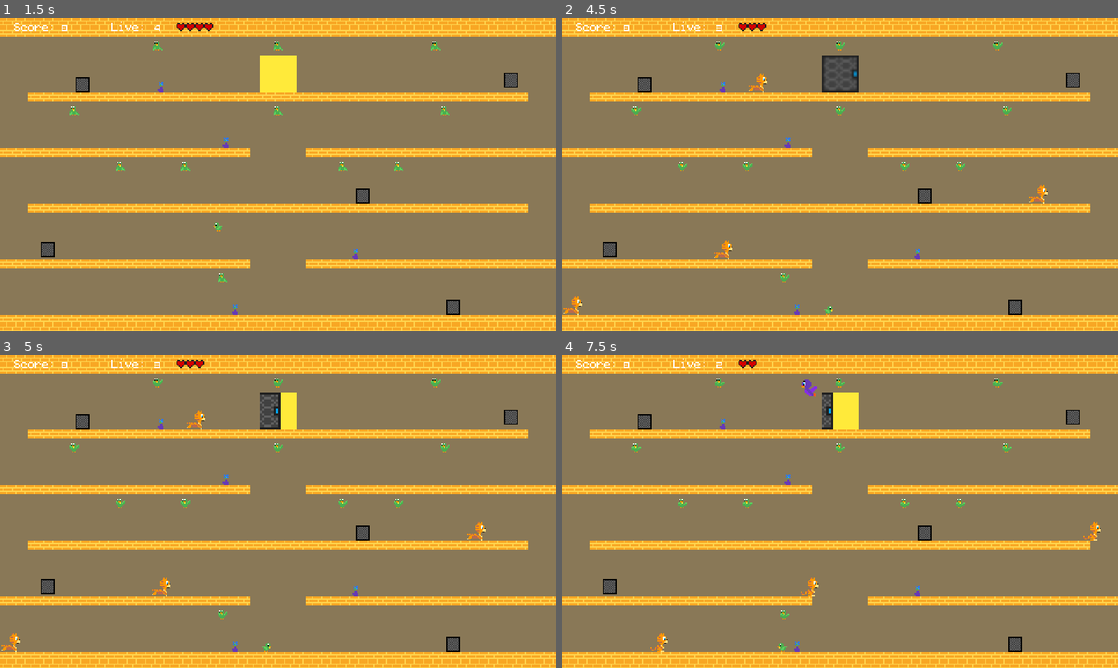
Above: before the commit, frames 1-4 (two rows, left to right).
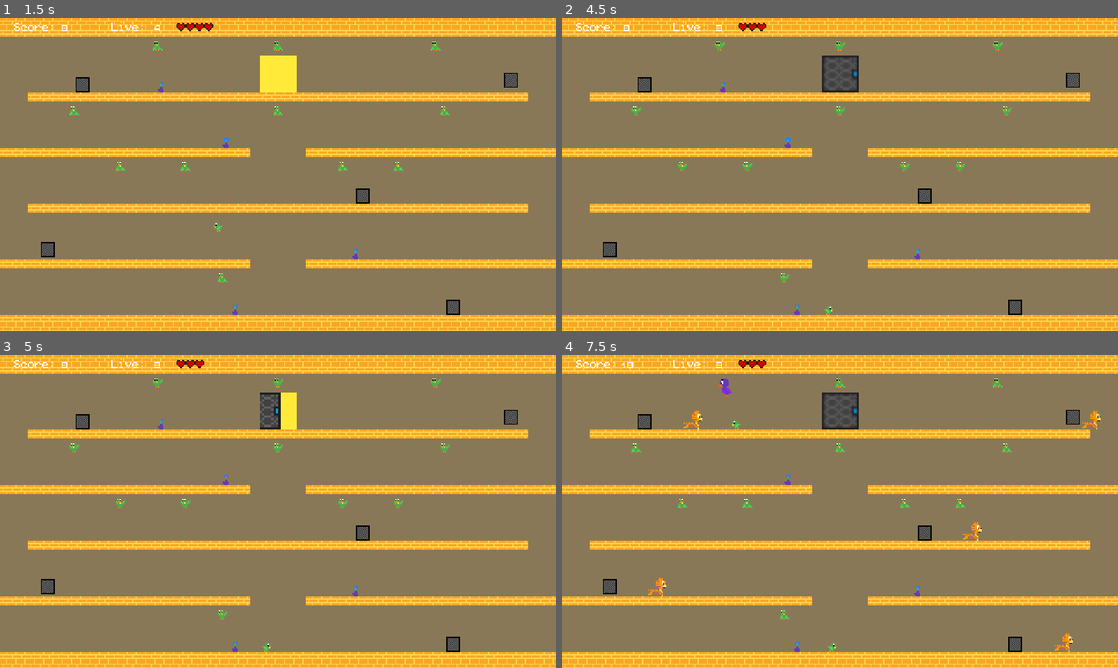
Above: after the commit, the same moments.

Repository: jordanhalase/Capstone6
Game: Godot game, scene res://Maps/Menu.tscn
Two runs of this game, one before a commit and one after it. Both use one fixed random seed, a clock stepped at 60 frames per second and the inputs below.
Inputs (mouse positions are in pixels of both pictures, inside the frame that each line leads up to):
- Up to frame 1 (1.5 s): click "Play" at 0.5 s; tap Enter at 1.25 s; move the mouse to (400, 158) at 1.27 s; hold Right (ui_right) from 1.28 s (still down); click (400, 158) at 1.42 s
- Up to frame 2 (4.5 s): release Right (ui_right) at 2 s; drag from (728, 190) to (840, 74) at 2.02 s; move the mouse to (895, 105) at 2.77 s; hold Right (ui_right) 2.78-3.5 s; drag from (812, 237) to (723, 86) at 3.52 s; move the mouse to (1006, 221) at 4.27 s; hold Left (ui_left) from 4.28 s (still down)
- Up to frame 3 (5 s): keep holding Left (ui_left)
- Up to frame 4 (7.5 s): release Left (ui_left) at 5 s; drag from (673, 464) to (917, 589) at 5.02 s; move the mouse to (867, 511) at 5.77 s; hold Left (ui_left) 5.78-6.5 s; click (867, 511) at 5.92 s; drag from (756, 433) to (906, 502) at 6.52 s; move the mouse to (962, 495) at 7.27 s; hold Up (ui_up) from 7.28 s (still down)

Frame 1 is identical in both runs. In frame 2, 0.3% of the frame differs, in the area x 0-88%, y 17-95%; in frame 3, 0.3%; in frame 4, 1.8%, in the area x 10-97%, y 1-95%.

Commit message:
Cats respawn if player dies
All cats now respawn when the player dies .. I've also edited some of the animations for better experiance.

Diff:
--- a/Nodes/Cat.tscn
+++ b/Nodes/Cat.tscn
@@ -11,11 +11,6 @@
 
 [sub_resource type="SpriteFrames" id=2]
 animations = [ {
-"frames": [ ExtResource( 2 ), ExtResource( 3 ), ExtResource( 5 ), ExtResource( 4 ) ],
-"loop": true,
-"name": "run",
-"speed": 5.0
-}, {
 "frames": [ ExtResource( 2 ) ],
 "loop": true,
 "name": "sit",
@@ -25,9 +20,16 @@
 "loop": true,
 "name": "jump",
 "speed": 5.0
+}, {
+"frames": [ ExtResource( 2 ), ExtResource( 3 ), ExtResource( 5 ), ExtResource( 4 ) ],
+"loop": true,
+"name": "run",
+"speed": 5.0
 } ]
 
-[node name="Cat" type="KinematicBody2D"]
+[node name="Cat" type="KinematicBody2D" groups=[
+"Cat",
+]]
 collision_layer = 4
 script = ExtResource( 1 )
 
--- a/Nodes/CatSpawn.gd
+++ b/Nodes/CatSpawn.gd
@@ -27,3 +27,6 @@
 	cat.position = $Position2D.global_position
 	get_parent().add_child(cat)
 	alive = true
+
+func _reset_Timer() -> void:
+	$Timer.start()
--- /dev/null
+++ b/Nodes/DyingPlayer.tscn
@@ -0,0 +1,19 @@
+[gd_scene load_steps=4 format=2]
+
+[ext_resource path="res://Scripts/DyingPlayer.gd" type="Script" id=1]
+[ext_resource path="res://Sprites/Mainbird/frontfacing.png" type="Texture" id=2]
+
+[sub_resource type="SpriteFrames" id=1]
+animations = [ {
+"frames": [ ExtResource( 2 ), ExtResource( 2 ), ExtResource( 2 ), ExtResource( 2 ), ExtResource( 2 ) ],
+"loop": true,
+"name": "default",
+"speed": 5.0
+} ]
+
+[node name="AnimatedSprite" type="AnimatedSprite"]
+frames = SubResource( 1 )
+frame = 2
+playing = true
+script = ExtResource( 1 )
+[connection signal="animation_finished" from="." to="." method="_on_AnimatedSprite_animation_finished"]
--- a/Nodes/Player.tscn
+++ b/Nodes/Player.tscn
@@ -1,9 +1,10 @@
-[gd_scene load_steps=8 format=2]
+[gd_scene load_steps=9 format=2]
 
 [ext_resource path="res://Sprites/Mainbird/sidefacing.png" type="Texture" id=1]
 [ext_resource path="res://Scripts/Player.gd" type="Script" id=2]
 [ext_resource path="res://Sprites/Mainbird/frontfacing.png" type="Texture" id=3]
 [ext_resource path="res://Sprites/Mainbird/mainbirdfly.png" type="Texture" id=4]
+[ext_resource path="res://Sprites/Mainbird/sidefacing2.png" type="Texture" id=5]
 
 [sub_resource type="RectangleShape2D" id=1]
 extents = Vector2( 4, 6 )
@@ -13,20 +14,25 @@
 
 [sub_resource type="SpriteFrames" id=3]
 animations = [ {
-"frames": [ ExtResource( 3 ), ExtResource( 3 ), ExtResource( 3 ), ExtResource( 3 ), ExtResource( 3 ) ],
+"frames": [ ExtResource( 3 ), null, ExtResource( 3 ), null, ExtResource( 3 ), null, ExtResource( 3 ), null, ExtResource( 3 ) ],
+"loop": false,
+"name": "die",
+"speed": 2.0
+}, {
+"frames": [ ExtResource( 3 ) ],
 "loop": true,
-"name": "die",
+"name": "idle",
 "speed": 5.0
 }, {
-"frames": [ ExtResource( 1 ) ],
+"frames": [ ExtResource( 1 ), ExtResource( 5 ) ],
 "loop": true,
 "name": "walk",
-"speed": 5.0
+"speed": 10.0
 }, {
-"frames": [ ExtResource( 4 ) ],
+"frames": [ ExtResource( 4 ), ExtResource( 5 ) ],
 "loop": true,
 "name": "fly",
-"speed": 5.0
+"speed": 10.0
 } ]
 
 [node name="player" type="KinematicBody2D"]
@@ -51,6 +57,7 @@
 
 [node name="AnimatedSprite" type="AnimatedSprite" parent="."]
 frames = SubResource( 3 )
-animation = "die"
+animation = "idle"
+playing = true
 [connection signal="body_entered" from="Area2D" to="." method="_on_Area2D_body_entered"]
 [connection signal="animation_finished" from="AnimatedSprite" to="." method="_on_AnimatedSprite_animation_finished"]
--- /dev/null
+++ b/Scripts/DyingPlayer.gd
@@ -0,0 +1,20 @@
+extends AnimatedSprite
+
+
+# Declare member variables here. Examples:
+# var a = 2
+# var b = "text"
+
+
+# Called when the node enters the scene tree for the first time.
+func _ready():
+	pass # Replace with function body.
+
+
+# Called every frame. 'delta' is the elapsed time since the previous frame.
+#func _process(delta):
+#	pass
+
+
+func _on_AnimatedSprite_animation_finished():
+	get_tree().paused = false # Replace with function body.
--- a/Scripts/Player.gd
+++ b/Scripts/Player.gd
@@ -13,6 +13,8 @@
 
 const WEAPON := preload("res://Nodes/Weapon_In_Motion.tscn")
 const CAT := preload("res://Nodes/Cat.tscn")
+const die := preload("res://Nodes/DyingPlayer.tscn")
+
 
 var velocity: Vector2 = Vector2()
 onready var map: CyclicMap = get_parent()
@@ -57,7 +59,8 @@
 					weapon.direction = -1
 			hasThrowable = false
 		else:
-			$AnimatedSprite.play("walk");
+			if velocity.x == 0: $AnimatedSprite.play("idle")
+			else: $AnimatedSprite.play("walk");
 		if velocity.x >= 0:
 			velocity.x = max(0, velocity.x - FRICTION)
 		else:
@@ -86,28 +89,32 @@
 
 func killPlayer() -> void:
 		get_tree().paused = true
+
+		#TODO: briefly show the dying animation before reseting the player
 		$AnimatedSprite.play("die")
-#		yield($AnimatedSprite, "animation_finished")
-#		print("I'm here")
+
+		get_tree().paused = false
 		position = init_pos
 		map.startDoor()
 
 
-
+#TODO: respawn the cat that colided with the player (or all cats if not epic)
 func _on_Area2D_body_entered(body):
 	if body is Cat:
 		EventBus.emit_signal("cat_catch")
-		var oldSpawn = body.spawnNode
-		var oldPos = oldSpawn.position
-		body.queue_free()
-		var cat = CAT.instance()
-		cat.spawnNode = oldSpawn
+#		var oldSpawn = body.spawnNode
+#		body.queue_free()
+#		oldSpawn._reset_Timer()
+		resetCats()
 
-#		oldSpawn.add_child(cat)
-		oldSpawn.alive = true
 		killPlayer()
-#		get_tree().reload_current_scene()
 
+func resetCats() -> void:
+	var cats = get_tree().get_nodes_in_group("Cat")
+	for cat in cats:
+		var spawn = cat.spawnNode
+		cat.queue_free()
+		spawn._reset_Timer()
 
 func _on_AnimatedSprite_animation_finished():
-	pass # Replace with function body.
+	pass
